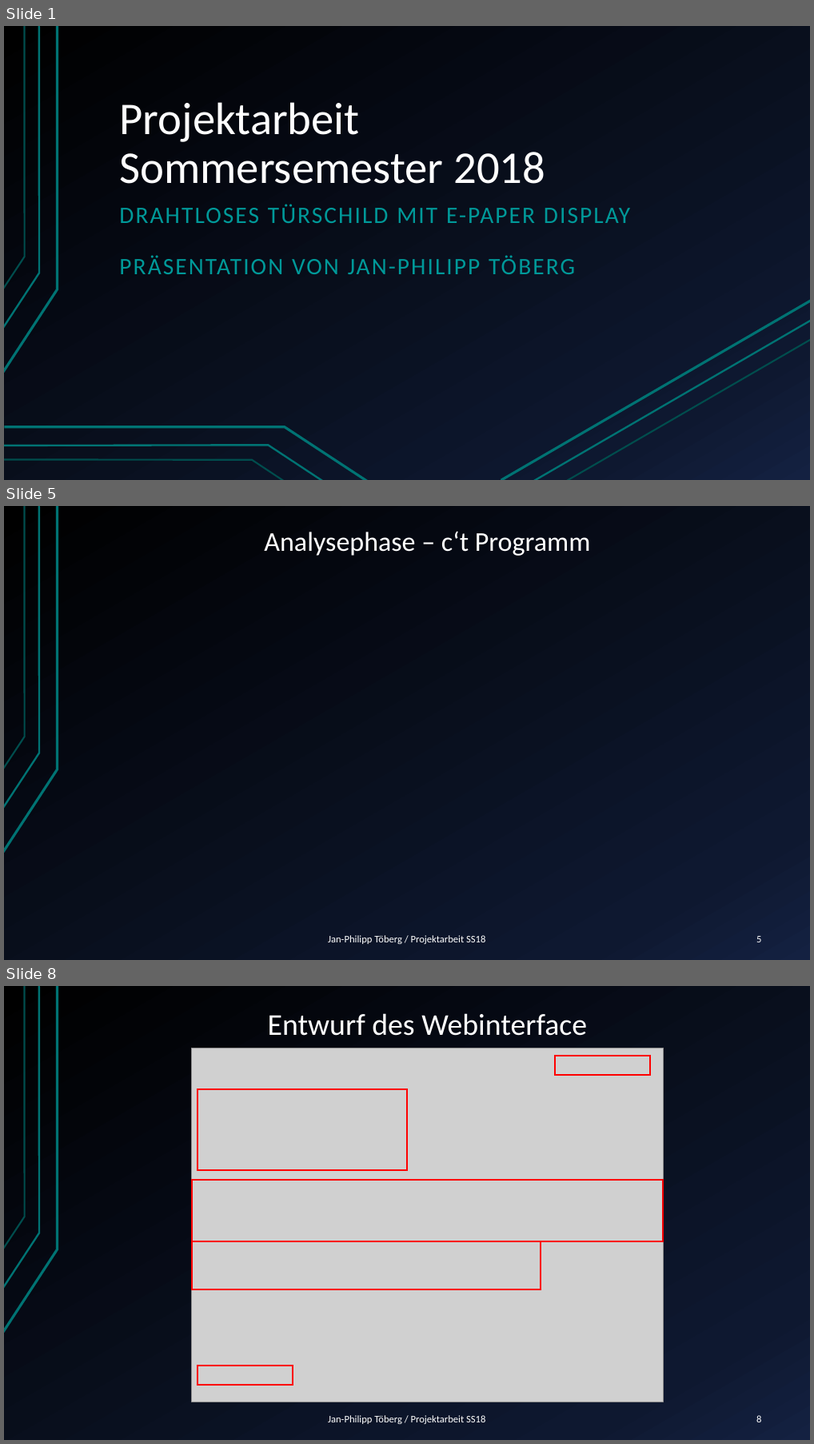
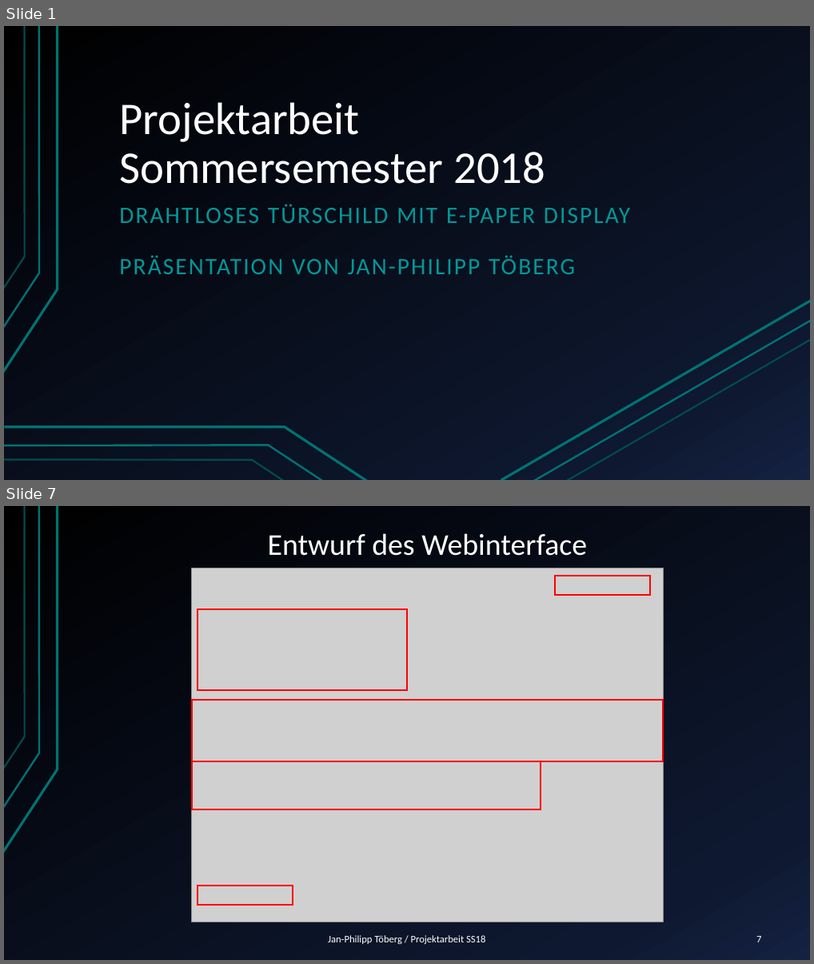
Before and after one commit to Janfiderheld/Drahtloses-Tuerschild-PA, a slide deck: Dokumentation/Kolloquium Janfi.pptx. Shown one above the other, each under a label of ours: slides 1, 5 and 8 before the commit, slides 1 and 7 after it; the slides between them are not shown. The pictures are 814x1444 and 814x964 pixels, drawn with LibreOffice and Linux fonts; fonts in the diff are those of the drawing; grey boxes stand for pictures. Boxes give left, top, right and bottom in pixels: in the first picture for what was removed or moved away, otherwise in the second. Text is boxed around its words. In the diff, an @@ line names an element or a change of style, - is before the commit and + after.

```diff
--- a/Dokumentation/Kolloquium Janfi.pptx
+++ b/Dokumentation/Kolloquium Janfi.pptx
@@ slide 5 removed at box(4, 506, 810, 960), background gradient #000000 to #0F1931 to #142242; not listed: 3 template elements that a slide beside it also shows @@
@@ title removed at box(264, 531, 591, 556) @@
-Analysephase – c‘t Programm
@@ text removed at box(328, 935, 486, 944) @@
-Jan-Philipp Töberg / Projektarbeit SS18
@@ page number removed at box(757, 936, 762, 942) @@
-5
@@ what was slide 8 is now slide 7 @@
@@ page number at box(757, 936, 762, 942): text changed @@
-8
+7
```
Also in this commit, not shown: 11 slides changed, 1 other file.
